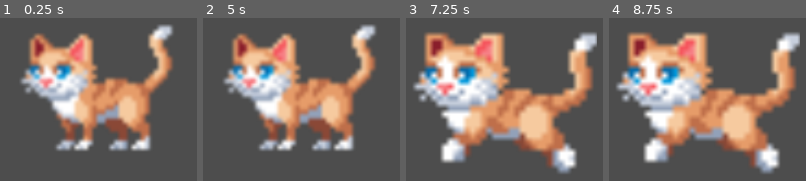
Above: before the commit, frames 1-4 (left to right).
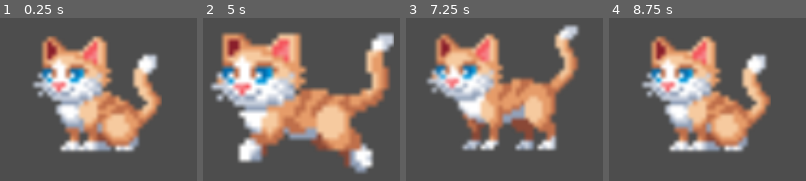
Above: after the commit, the same moments.

Repository: Amelieve/amelie-veilleux-tp1
Game: Godot game, scene res://node_2d.tscn
Same seed, same stepped clock (60 frames per second), same inputs: the game is played once before the commit and once after it.
Inputs (mouse positions are in pixels of both pictures, inside the frame that each line leads up to):
- Up to frame 1 (0.25 s): no input
- Up to frame 2 (5 s): tap Enter at 0.5 s; move the mouse to (outside the picture) at 0.52 s; hold Q 0.53-1.28 s; click (outside the picture) at 0.67 s; tap Space at 0.77, 1.07, 1.52, 1.55, 1.82, 2.1, 3.02, 3.32, 3.77, 3.8, 4.07, 4.52, 4.82 s; tap E at 0.8, 1.35, 3.05, 3.6 s; move the mouse to (outside the picture) at 1.27 s; hold A 1.28-2.03 s; move the mouse to (outside the picture) at 2.02 s; hold Q 2.03-2.78 s; move the mouse to (outside the picture) at 2.77 s; tap Q at 2.85, 4.35 s; click (outside the picture) at 2.92 s; move the mouse to (outside the picture) at 3.52 s; hold A from 3.53 s (still down); move the mouse to (outside the picture) at 4.27 s
- Up to frame 3 (7.25 s): move the mouse to (551, 92) at 5.02 s; tap E at 5.1 s; click (551, 92) at 5.17 s; tap Space at 5.75, 5.85, 6.02, 6.32, 6.77, 7.07 s; move the mouse to (outside the picture) at 5.77 s; release A at 5.78 s; move the mouse to (outside the picture) at 6.52 s; hold Q from 6.53 s (still down)
- Up to frame 4 (8.75 s): move the mouse to (outside the picture) at 7.27 s; release Q at 7.28 s; tap E at 7.35 s; click (outside the picture) at 7.42 s; tap Space at 7.52, 7.82, 8.3 s; move the mouse to (outside the picture) at 8.02 s; hold A from 8.03 s (still down); hold Q from 8.03 s (still down)

The runs differ from the first frame. In frame 1, 35% of the frame differs, in the area x 10-88%, y 3-83%; in frame 2, 43%; in frame 3, 43%; in frame 4, 45%, in the area x 3-97%, y 8-96%.
Error after the commit: Invalid access to property or key 'stream' on a base object of type 'null instance'. (res://player.gd:39)

Commit message:
animation chat

Diff:
--- a/tp_01/node_2d.tscn
+++ b/tp_01/node_2d.tscn
@@ -1,9 +1,11 @@
-[gd_scene load_steps=6 format=3 uid="uid://dq3qu2h68e25b"]
+[gd_scene load_steps=8 format=3 uid="uid://dq3qu2h68e25b"]
 
 [ext_resource type="Script" uid="uid://y1krvym0wq4i" path="res://player.gd" id="1_epypp"]
 [ext_resource type="Texture2D" uid="uid://dyt4jj4a1o0gd" path="res://media/idle.png" id="2_0hol4"]
 [ext_resource type="Texture2D" uid="uid://brppoqocsjkx5" path="res://media/attacj.png" id="3_0hol4"]
 [ext_resource type="Texture2D" uid="uid://capf4v78qgi16" path="res://media/jump.png" id="3_q6r6c"]
+[ext_resource type="Texture2D" uid="uid://wl7vxsq2r20w" path="res://media/sit.png" id="5_q6r6c"]
+[ext_resource type="AudioStream" uid="uid://ufrl5vbdcsaf" path="res://media/cat-meow-14536.mp3" id="6_kdubu"]
 
 [sub_resource type="SpriteFrames" id="SpriteFrames_epypp"]
 animations = [{
@@ -34,6 +36,20 @@
 "loop": false,
 "name": &"jump",
 "speed": 5.0
+}, {
+"frames": [{
+"duration": 1.0,
+"texture": ExtResource("2_0hol4")
+}, {
+"duration": 1.0,
+"texture": ExtResource("5_q6r6c")
+}, {
+"duration": 1.0,
+"texture": ExtResource("2_0hol4")
+}],
+"loop": false,
+"name": &"sit",
+"speed": 5.0
 }]
 
 [node name="player" type="Node2D"]
@@ -43,5 +59,12 @@
 position = Vector2(562, 337)
 scale = Vector2(0.159981, 0.159981)
 sprite_frames = SubResource("SpriteFrames_epypp")
-animation = &"attack"
+animation = &"sit"
+frame = 1
+frame_progress = 1.0
 speed_scale = 0.75
+
+[node name="AudioStreamPlayer2D" type="AudioStreamPlayer2D" parent="."]
+position = Vector2(562, 337)
+scale = Vector2(0.159981, 0.159981)
+stream = ExtResource("6_kdubu")
--- a/tp_01/player.gd
+++ b/tp_01/player.gd
@@ -1,29 +1,42 @@
 extends Node2D
 
-@onready var anim = $AnimatedSprite2D
+
+@onready var anim: AnimatedSprite2D = $AnimatedSprite2D
+@onready var meow: AudioStreamPlayer2D = $meow
 
 func _ready():
-	anim.play("idle")
+	if anim and anim.sprite_frames:
+		anim.play("idle")
+	else:
+		push_error("AnimatedSprite2D introuvable ou SpriteFrames manquant.")
+
+func _process(delta):
+
+	if Input.is_physical_key_pressed(KEY_Q):
+		if anim.animation != "sit":
+			if anim.sprite_frames.has_animation("sit"):
+				anim.play("sit")
+		return
+
+
+	if not anim.is_playing() and anim.animation in ["jump", "attack"]:
+		anim.play("idle")
+	elif anim.animation not in ["idle", "jump", "attack"]:
+		anim.play("idle")
 
 func _input(event):
-
 	if event is InputEventKey and event.pressed and not event.echo:
 
-		if event.keycode == KEY_SPACE:
+		if event.physical_keycode == KEY_SPACE:
 			anim.play("jump")
 
 
 		elif event.physical_keycode == KEY_A:
 			anim.play("attack")
 
-func _process(delta):
 
-	if not anim.is_playing() and anim.animation in ["jump", "attack"]:
-		anim.play("idle")
-
-
-func _on_animated_sprite_2d_frame_changed():
-	if anim.animation == "jump" and anim.frame == 1:
-		anim.scale = Vector2(1.5, 1.5)
-	else:
-		anim.scale = Vector2(1, 1)
+		elif event.physical_keycode == KEY_E:
+			if meow.stream:
+				meow.play()
+			else:
+				push_error("Pas de son assigné au nœud 'meow'.")
Not shown, added: tp_01/media/cat-meow-14536.mp3.import
Renamed: tp_01/audio_script.gd -> tp_01/meow.gd
Renamed: tp_01/audio_script.gd.uid -> tp_01/meow.gd.uid
Not shown, added: tp_01/media/cat-meow-14536.mp3
